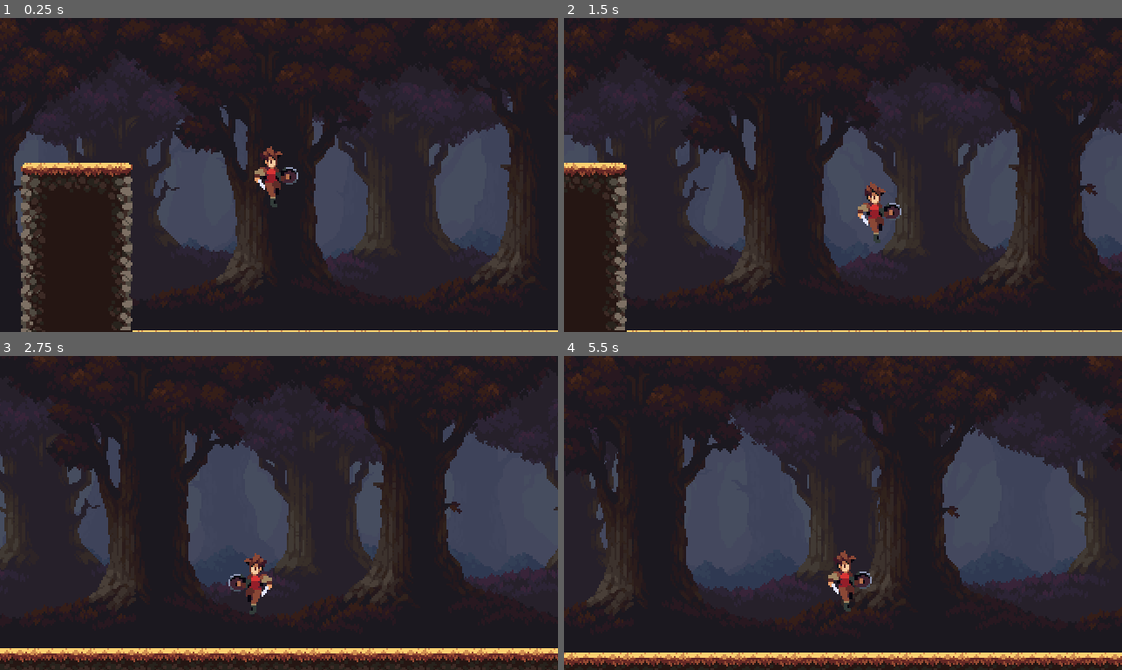
Above: before the commit, frames 1-4 (two rows, left to right).
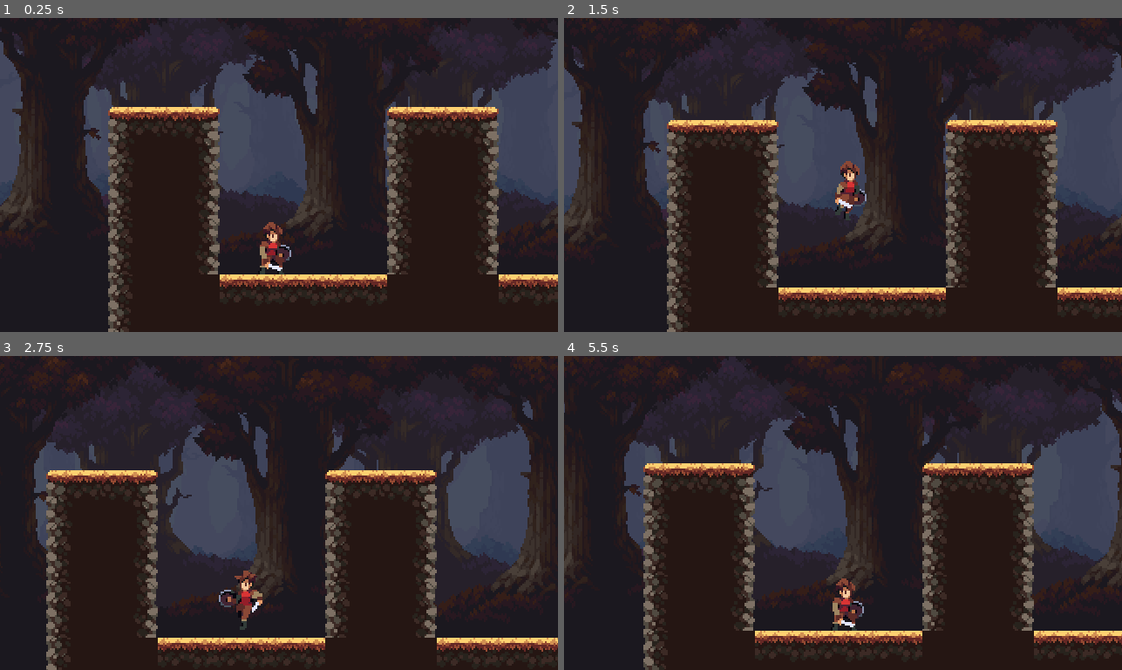
Above: after the commit, the same moments.

Repository: Lucas-Animax/dark-florest
Game: Godot game, scene res://scenes/runs/runs_1.tscn
The game is run twice, just before and just after one commit, with the same random seed, the same clock (stepped at 60 frames per second) and the same inputs. The project has no main scene, so this scene is started directly.
Inputs (mouse positions are in pixels of both pictures, inside the frame that each line leads up to):
- Up to frame 1 (0.25 s): no input
- Up to frame 2 (1.5 s): move the mouse to (965, 159) at 0.52 s; hold D (move_right) from 0.53 s (still down); click (965, 159) at 0.6 s; tap Space (jump) at 0.77, 0.8, 1.07, 1.35 s; move the mouse to (731, 190) at 1.27 s
- Up to frame 3 (2.75 s): tap Space (jump) at 1.52, 1.82, 2.3 s; click (167, 528) at 1.55 s; move the mouse to (334, 443) at 2.02 s; release D (move_right) at 2.03 s; hold A (move_left) from 2.03 s (still down); click (334, 443) at 2.1 s
- Up to frame 4 (5.5 s): move the mouse to (815, 575) at 2.77 s; release A (move_left) at 2.78 s; hold D (move_right) 2.78-4.28 s; tap S (crouch) at 2.85 s; tap Space (jump) at 3.02, 3.32, 3.77, 3.8, 4.07, 4.52, 4.82, 5.1 s; click (815, 575) at 3.05 s; move the mouse to (1010, 560) at 3.52 s; hold Right mouse button (defence) 3.53-4.28 s; move the mouse to (675, 465) at 4.27 s; hold A (move_left) 4.28-5.03 s; click (675, 465) at 4.35 s; move the mouse to (870, 513) at 5.02 s; hold D (move_right) from 5.03 s (still down)

The runs differ from the first frame. In frame 1, 39% of the frame differs, in the area x 0-100%, y 0-100%; in frame 2, 36%; in frame 3, 30%; in frame 4, 37%.

Commit message:
wall-slide-finish

Diff:
--- a/project.godot
+++ b/project.godot
@@ -31,21 +31,25 @@
 move_left={
 "deadzone": 0.5,
 "events": [Object(InputEventKey,"resource_local_to_scene":false,"resource_name":"","device":-1,"window_id":0,"alt_pressed":false,"shift_pressed":false,"ctrl_pressed":false,"meta_pressed":false,"pressed":false,"keycode":0,"physical_keycode":65,"key_label":0,"unicode":97,"echo":false,"script":null)
+, Object(InputEventJoypadMotion,"resource_local_to_scene":false,"resource_name":"","device":-1,"axis":1,"axis_value":1.0,"script":null)
 ]
 }
 move_right={
 "deadzone": 0.5,
 "events": [Object(InputEventKey,"resource_local_to_scene":false,"resource_name":"","device":-1,"window_id":0,"alt_pressed":false,"shift_pressed":false,"ctrl_pressed":false,"meta_pressed":false,"pressed":false,"keycode":0,"physical_keycode":68,"key_label":0,"unicode":100,"echo":false,"script":null)
+, Object(InputEventJoypadMotion,"resource_local_to_scene":false,"resource_name":"","device":-1,"axis":1,"axis_value":-1.0,"script":null)
 ]
 }
 jump={
 "deadzone": 0.5,
 "events": [Object(InputEventKey,"resource_local_to_scene":false,"resource_name":"","device":-1,"window_id":0,"alt_pressed":false,"shift_pressed":false,"ctrl_pressed":false,"meta_pressed":false,"pressed":false,"keycode":0,"physical_keycode":32,"key_label":0,"unicode":32,"echo":false,"script":null)
+, Object(InputEventJoypadButton,"resource_local_to_scene":false,"resource_name":"","device":-1,"button_index":2,"pressure":0.0,"pressed":true,"script":null)
 ]
 }
 attack={
 "deadzone": 0.5,
 "events": [Object(InputEventMouseButton,"resource_local_to_scene":false,"resource_name":"","device":-1,"window_id":0,"a …(258 unchanged characters)…
+, Object(InputEventJoypadButton,"resource_local_to_scene":false,"resource_name":"","device":-1,"button_index":0,"pressure":0.0,"pressed":true,"script":null)
 ]
 }
 crouch={
@@ -53,11 +57,13 @@
 "events": [Object(InputEventKey,"resource_local_to_scene":false,"resource_name":"","device":-1,"window_id":0,"alt_pressed":false,"shift_pressed":false,"ctrl_pressed":false,"meta_pressed":false,"pressed":false,"keycode":0,"physical_keycode":83,"key_label":0,"unicode":115,"echo":false,"script":null)
 , Object(InputEventMouseButton,"resource_local_to_scene":false,"resource_name":"","device":-1,"window_id":0,"alt_presse …(249 unchanged characters)…
 , Object(InputEventKey,"resource_local_to_scene":false,"resource_name":"","device":-1,"window_id":0,"alt_pressed":false,"shift_pressed":false,"ctrl_pressed":false,"meta_pressed":false,"pressed":false,"keycode":0,"physical_keycode":4194325,"key_label":0,"unicode":0,"echo":false,"script":null)
+, Object(InputEventJoypadMotion,"resource_local_to_scene":false,"resource_name":"","device":-1,"axis":0,"axis_value":1.0,"script":null)
 ]
 }
 defence={
 "deadzone": 0.5,
 "events": [Object(InputEventMouseButton,"resource_local_to_scene":false,"resource_name":"","device":-1,"window_id":0,"a …(258 unchanged characters)…
+, Object(InputEventJoypadButton,"resource_local_to_scene":false,"resource_name":"","device":-1,"button_index":3,"pressure":0.0,"pressed":true,"script":null)
 ]
 }
 
--- a/scenes/obj/player.tscn
+++ b/scenes/obj/player.tscn
@@ -214,6 +214,23 @@
 "values": [16, 17, 18, 19, 20, 21, 22, 23]
 }
 
+[sub_resource type="Animation" id="Animation_gm2r5"]
+resource_name = "wall_slide"
+length = 0.2
+loop_mode = 1
+tracks/0/type = "value"
+tracks/0/imported = false
+tracks/0/enabled = true
+tracks/0/path = NodePath(".:frame")
+tracks/0/interp = 1
+tracks/0/loop_wrap = true
+tracks/0/keys = {
+"times": PackedFloat32Array(0, 0.1),
+"transitions": PackedFloat32Array(1, 1),
+"update": 1,
+"values": [85, 86]
+}
+
 [sub_resource type="AnimationLibrary" id="AnimationLibrary_43ukn"]
 _data = {
 "RESET": SubResource("Animation_vh2fl"),
@@ -225,11 +242,12 @@
 "idle": SubResource("Animation_4afyb"),
 "shild": SubResource("Animation_cciyt"),
 "up": SubResource("Animation_volaa"),
-"walk": SubResource("Animation_wq38f")
+"walk": SubResource("Animation_wq38f"),
+"wall_slide": SubResource("Animation_gm2r5")
 }
 
 [sub_resource type="RectangleShape2D" id="RectangleShape2D_mwp7m"]
-size = Vector2(15, 36.3333)
+size = Vector2(14, 36.3333)
 
 [sub_resource type="RectangleShape2D" id="RectangleShape2D_wm8ca"]
 size = Vector2(31.5, 25)
@@ -240,8 +258,8 @@
 spr = NodePath("Sprite2D")
 wall_ray = NodePath("WallRay")
 speed = 64.0
-gravit_value = 70.0
-jump_value = 560.0
+gravit_value = 80.0
+jump_value = 580.0
 
 [node name="Sprite2D" type="Sprite2D" parent="." node_paths=PackedStringArray("anim", "player_ref")]
 texture = ExtResource("1_0fixq")
@@ -258,7 +276,7 @@
 }
 
 [node name="CollisionShape2D" type="CollisionShape2D" parent="."]
-position = Vector2(-1.5, 10)
+position = Vector2(-2, 10)
 shape = SubResource("RectangleShape2D_mwp7m")
 debug_color = Color(0, 0, 0, 0.42)
 
@@ -277,6 +295,7 @@
 debug_color = Color(0.964706, 0.0705882, 0, 0.419608)
 
 [node name="WallRay" type="RayCast2D" parent="."]
+position = Vector2(0, 1)
 target_position = Vector2(10, 0)
 collision_mask = 8
 
--- a/scenes/runs/runs_1.tscn
+++ b/scenes/runs/runs_1.tscn
@@ -7,7 +7,7 @@
 [node name="runs_1" type="Node2D"]
 
 [node name="Player" parent="." instance=ExtResource("2_yo2fy")]
-position = Vector2(138, 65)
+position = Vector2(88, 149)
 speed = 80.0
 gravit_value = 80.0
 jump_value = 570.0
@@ -16,4 +16,4 @@
 
 [node name="TileMap" parent="." instance=ExtResource("3_t2kl5")]
 position = Vector2(-8, 51)
-layer_0/tile_data = PackedInt32Array(327700, 131072, 2, 3276 …(580 unchanged characters)… 36, 0, 262151, 65536, 0, 262150, 65536, 0, 262149, 65536, 0, 262148, 65536, 0, 262147, 65536, 0, 262146, 65536, 0, 262145, 65536, 1, 262144, 0, 1, 196609, 131072, 1, 131073, 131072, 1, 65537, 131072, 0, 196608, 0, 1, 131072, 0, 1, 65536, 0, 0, 196628, 131072, 1, 131092, 131072, 1, 65556, 131072, 0, 196627, 0, 1, 131091, 0, 1, 65555, 0, 0)
+layer_0/tile_data = PackedInt32Array(327700, 131072, 2, 3276 …(580 unchanged characters)… 36, 0, 262151, 65536, 0, 262150, 65536, 1, 262149, 65536, 1, 262148, 65536, 0, 262147, 65536, 0, 262146, 65536, 0, 262145, 65536, 1, 262144, 0, 1, 196609, 131072, 1, 131073, 131072, 1, 65537, 131072, 0, 196608, 0, 1, 131072, 0, 1, 65536, 0, 0, 196628, 131072, 1, 131092, 131072, 1, 65556, 131072, 0, 196627, 0, 1, 131091, 0, 1, 65555, 0, 0, 196613, 0, 1, 131077, 0, 1, 65541, 0, 0, 196614, 131072, 1, 131078, 131072, 1, 65542, 131072, 0)
--- a/sprt/anim_player.gd
+++ b/sprt/anim_player.gd
@@ -8,7 +8,7 @@
 @export var anim:AnimationPlayer
 @export var player_ref:CharacterBody2D
 func _animate(dic:Vector2):
-	if player_ref.check_input == false:
+	if not player_ref.check_input or player_ref.next_to_wall():
 		anim_actions()
 	elif  dic.y != 0:
 		_anim_vertical(dic)
@@ -19,12 +19,18 @@
 
 	pass
 func _check_dic(dic):
-	if dic.x > 1:
+	if dic.x > 0:
 		flip_h = false
 		dic_name = "_left"
+		position = Vector2.ZERO
+		player_ref.wall_dic = -1
+		player_ref.wall_ray.target_position = Vector2(10,0)
 	elif dic.x < 0:
 		flip_h = true
 		dic_name = "_right"
+		position = Vector2(-4.8,0)
+		player_ref.wall_dic = 1
+		player_ref.wall_ray.target_position = Vector2(-10,0)
 
 
 
@@ -44,7 +50,10 @@
 	anim.play("idle")
 	pass
 func anim_actions():
-	if player_ref.in_attack and attack_normal:
+	if player_ref.next_to_wall():
+		anim.play("wall_slide")
+
+	elif player_ref.in_attack and attack_normal:
 		anim.play("attack"+dic_name)
 		return
 	elif player_ref.in_defence and defence_off:
--- a/sprt/player.gd
+++ b/sprt/player.gd
@@ -3,6 +3,7 @@
 
 #region int
 var jump_cont:int = 2
+var wall_dic:int
 #endregion
 #region bool
 var on_floor:bool
@@ -26,8 +27,8 @@
 #region consts
 const FRIC = 0.1
 const WALL_GRAVIT = 30
-const WALL_JUMP = 500
-const WALL_IMPUSE = 50
+const WALL_JUMP = 700
+const WALL_IMPUSE = 250
 #endregion
 func _check_inputs():
 	if not on_floor:
@@ -58,24 +59,18 @@
 	pass
 
 func _move_vertical():
-	if is_on_floor():
+	if is_on_floor() or next_to_wall():
 		jump_cont = 0
-	if next_to_wall():
-		jump_cont = 1
-	if Input.is_action_just_pressed("jump") and jump_cont < 1 and is_on_floor():
-		jump_cont += 1
-		velocity.y -= jump_value
-
-	elif  Input.is_action_just_pressed("jump") and jump_cont == 1 and not is_on_floor():
+	if  Input.is_action_just_pressed("jump") and jump_cont < 2:
 		jump_cont += 1
 		if next_to_wall() and not is_on_floor():
 			velocity.y -= WALL_JUMP
-
+			velocity.x = wall_dic * WALL_IMPUSE
 		else:
 			velocity.y -= jump_value
 
 func _gravit():
-	if is_on_wall() and not is_on_floor():
+	if next_to_wall() and not is_on_floor():
 		velocity.y += WALL_GRAVIT
 		if velocity.y > WALL_GRAVIT:
 			velocity.y = WALL_GRAVIT
Not shown: 1 places in scenes/obj/player.tscn that only renumber resources
